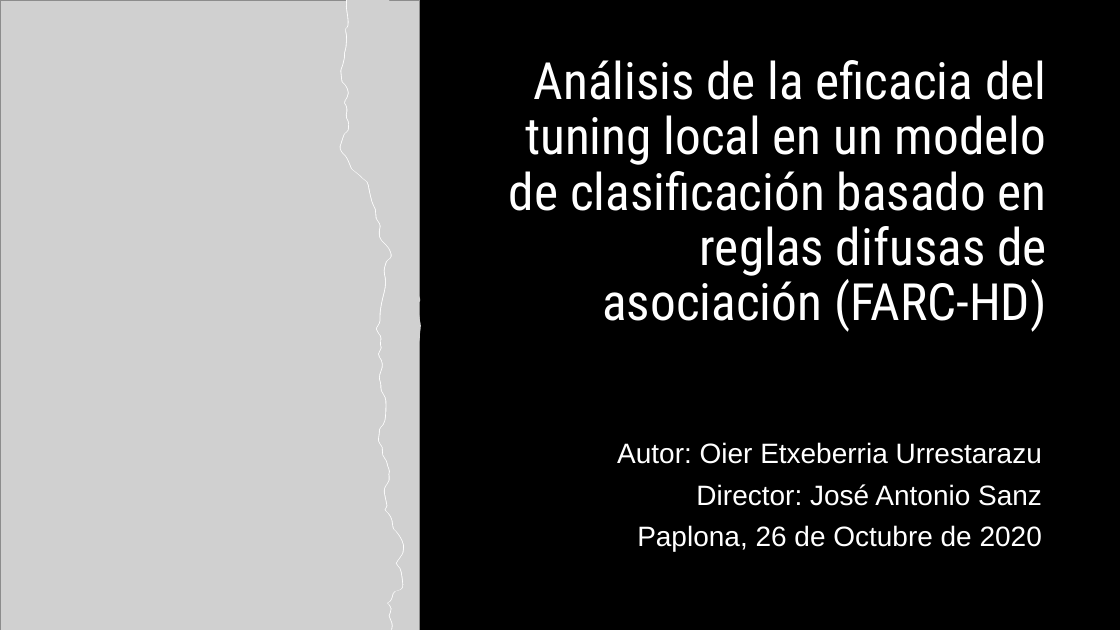
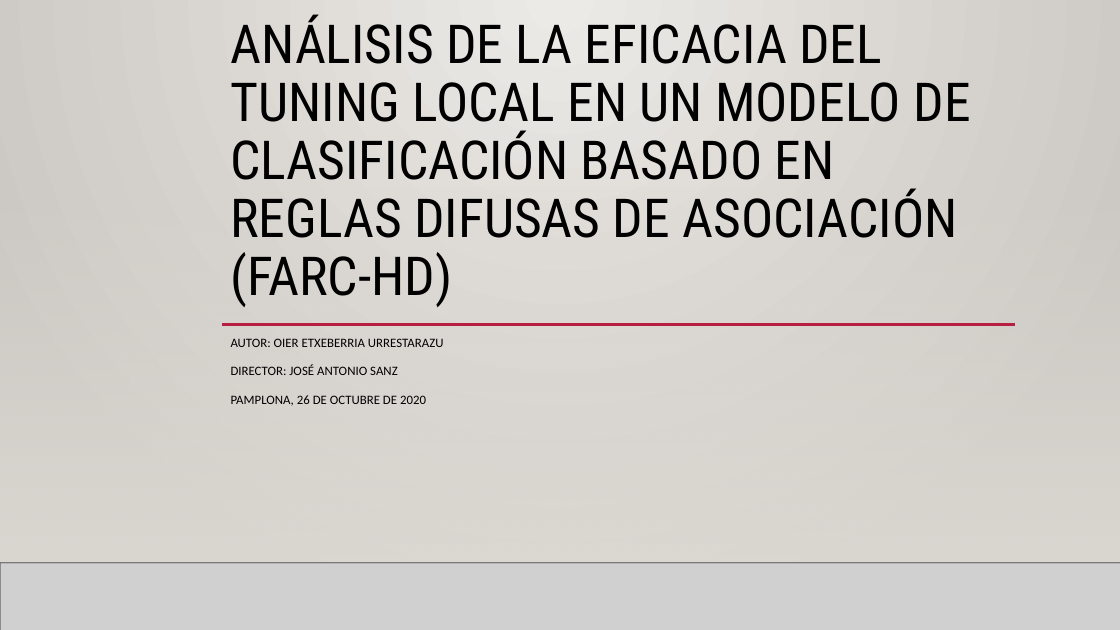
Before and after one commit to Tiburtzio/TFG, a slide deck: slide 1 of Docs/Presentacion.pptx. Drawn at 1120x630 pixels with LibreOffice and Linux fonts; fonts in the diff are those of the drawing; grey boxes stand for pictures; background and template pictures are left out. Boxes give left, top, right and bottom in pixels: in the first picture for what was removed or moved away, otherwise in the second. Text is boxed around its words. In the diff, an @@ line names an element or a change of style, - is before the commit and + after.

```diff
--- a/Docs/Presentacion.pptx
+++ b/Docs/Presentacion.pptx
@@ background #000000 to picture (left out) @@
@@ picture removed at box(0, 0, 420, 630) @@
@@ rectangle added at box(0, 0, 1120, 630), fill gradient #ECEAE7 to #CAC7C1 @@
@@ title at box(231, 14, 971, 307): text changed; size 44 to 46 pt; text colour #FFFFFF to #000000 @@
-Análisis de la eficacia del tuning local en un modelo de clasificación basado en reglas difusas de asociación (FARC-HD)
+ANÁLISIS DE LA EFICACIA DEL TUNING LOCAL EN UN MODELO DE CLASIFICACIÓN BASADO EN REGLAS DIFUSAS DE ASOCIACIÓN (FARC-HD)
@@ freeform shape removed at box(339, 0, 420, 630) @@
@@ picture removed at box(340, 0, 421, 630) @@
@@ rectangle added at box(0, 186, 1120, 563), fill gradient #DFDBD5 @@
@@ rectangle added at box(0, 186, 1120, 563), fill gradient #DFDBD5 @@
@@ line added from (222, 324) to (1016, 324), #B71E42 2.5 pt @@
@@ subtitle at box(231, 338, 444, 406): text changed; size 24 to 11 pt; font Arial to Calibri; text colour #FFFFFF to #000000 @@
-Autor: Oier Etxeberria Urrestarazu
-Director: José Antonio Sanz
-Paplona, 26 de Octubre de 2020
+AUTOR: OIER ETXEBERRIA URRESTARAZU
+DIRECTOR: JOSÉ ANTONIO SANZ
+PAMPLONA, 26 DE OCTUBRE DE 2020
@@ line added from (0, 563) to (1120, 563), #000001 1 pt @@
@@ picture added at box(0, 563, 1120, 630) @@
@@ line added from (0, 563) to (1120, 563), #000001 1 pt @@
```
Also in this commit, not shown: 4 other slides changed, 14 slides added, 3 slides removed, 1 other file.
